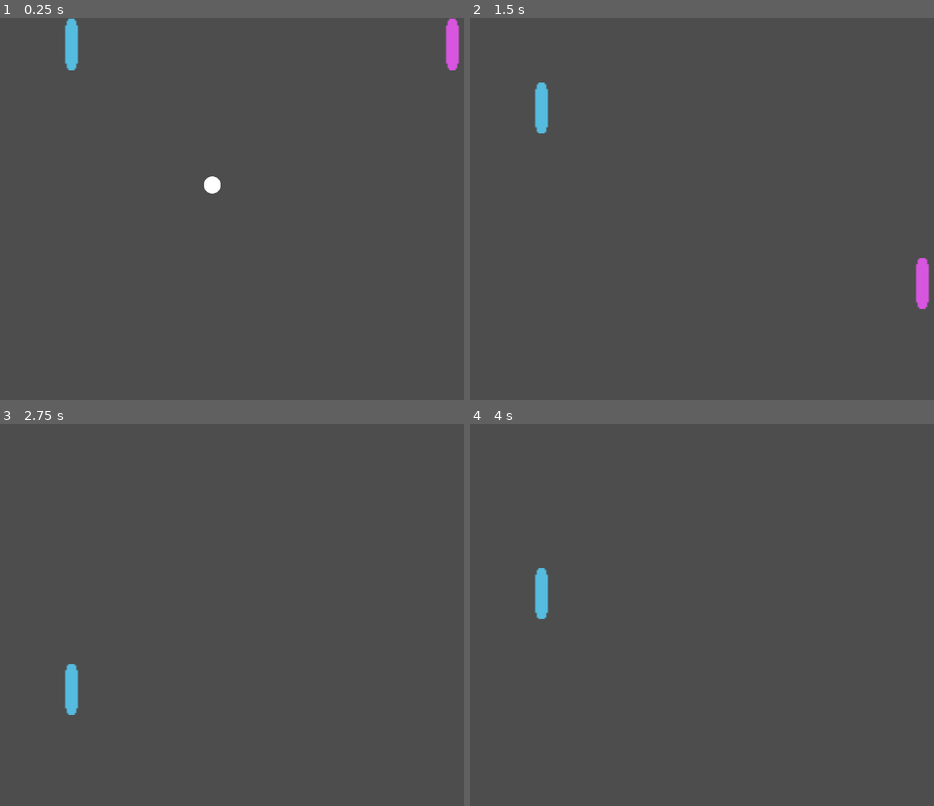
Above: before the commit, frames 1-4 (two rows, left to right).
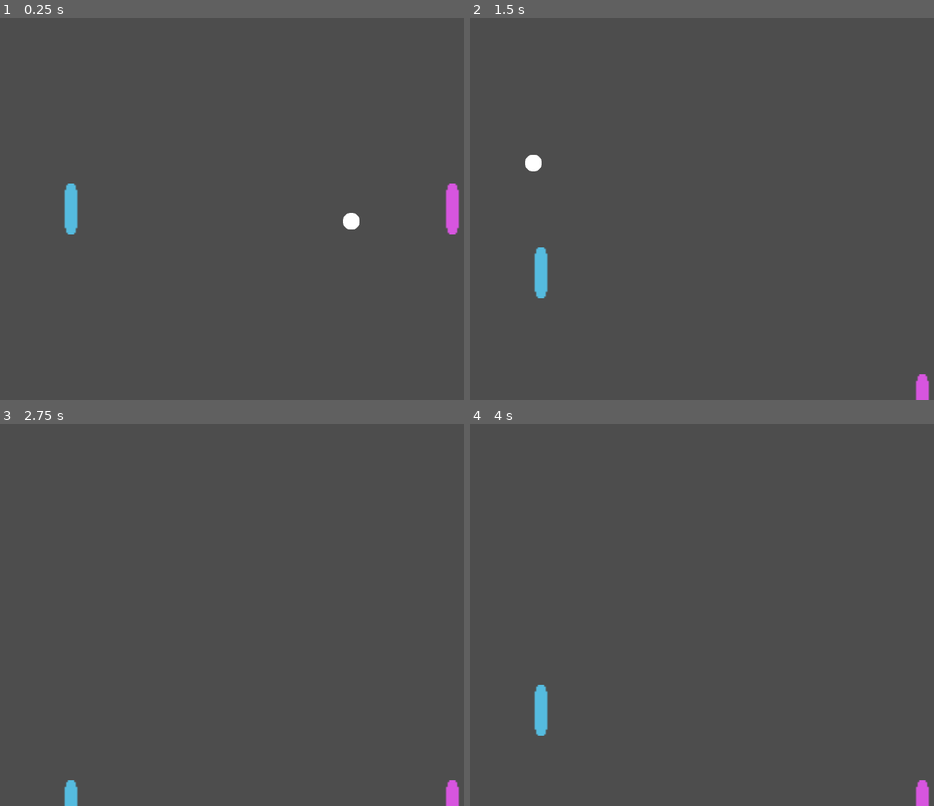
Above: after the commit, the same moments.

Repository: theLCode/Godot-Pong
Game: Godot game, scene res://Main.tscn
Two runs of this game, one before a commit and one after it. Both use one fixed random seed, a clock stepped at 60 frames per second and the inputs below.
Inputs:
- Up to frame 1 (0.25 s): no input
- Up to frame 2 (1.5 s): hold Down (rightPaddleDown) 0.53-1.28 s; hold S (leftPaddleDown) from 1.28 s (still down)
- Up to frame 3 (2.75 s): release S (leftPaddleDown) at 2.03 s; hold Down (rightPaddleDown) from 2.03 s (still down)
- Up to frame 4 (4 s): tap Enter at 2.75 s; release Down (rightPaddleDown) at 2.78 s; hold W (leftPaddleUp) 2.78-3.53 s; hold S (leftPaddleDown) from 3.53 s (still down)

The runs differ from the first frame. In frame 1, 1.7% of the frame differs, in the area x 13-99%, y 0-57%; in frame 2, 1.4%; in frame 3, 0.7%; in frame 4, 0.9%.

Commit message:
Added collision

Diff:
--- /dev/null
+++ b/Ball.tscn
@@ -0,0 +1,24 @@
+[gd_scene load_steps=4 format=3 uid="uid://dqtf4un5yp6pe"]
+
+[ext_resource type="Script" path="res://ball.gd" id="1_6mlkf"]
+[ext_resource type="Texture2D" uid="uid://cddc0jou3l3ee" path="res://ball.png" id="2_fn6jm"]
+
+[sub_resource type="CircleShape2D" id="CircleShape2D_xjuma"]
+radius = 1.60312e+06
+
+[node name="Ball" type="RigidBody2D"]
+mass = 0.001
+gravity_scale = 0.0
+script = ExtResource("1_6mlkf")
+metadata/_edit_group_ = true
+
+[node name="Sprite2D" type="Sprite2D" parent="."]
+texture = ExtResource("2_fn6jm")
+
+[node name="CollisionShape2D" type="CollisionShape2D" parent="."]
+scale = Vector2(1e-05, 1e-05)
+shape = SubResource("CircleShape2D_xjuma")
+
+[node name="VisibleOnScreenNotifier2D" type="VisibleOnScreenNotifier2D" parent="."]
+position = Vector2(-2.38419e-07, 4.76837e-07)
+scale = Vector2(1.6, 1.6)
--- /dev/null
+++ b/LeftPlayer.tscn
@@ -0,0 +1,21 @@
+[gd_scene load_steps=4 format=3 uid="uid://ckge34ku8s26r"]
+
+[ext_resource type="Script" path="res://left_paddle.gd" id="2_bwul8"]
+[ext_resource type="Texture2D" uid="uid://b0cl323awlddu" path="res://bluePaddle.png" id="3_mbxkq"]
+
+[sub_resource type="RectangleShape2D" id="RectangleShape2D_ndx34"]
+size = Vector2(9, 96)
+
+[node name="LeftPaddle" type="Area2D"]
+script = ExtResource("2_bwul8")
+metadata/_edit_group_ = true
+
+[node name="Sprite2D" type="Sprite2D" parent="."]
+scale = Vector2(3, 3)
+texture = ExtResource("3_mbxkq")
+
+[node name="CollisionShape2D" type="CollisionShape2D" parent="."]
+position = Vector2(7.5, 0)
+shape = SubResource("RectangleShape2D_ndx34")
+
+[connection signal="body_entered" from="." to="." method="_on_body_entered"]
--- a/Main.tscn
+++ b/Main.tscn
@@ -1,17 +1,28 @@
-[gd_scene load_steps=3 format=3 uid="uid://i31dvstbcm6x"]
+[gd_scene load_steps=5 format=3 uid="uid://i31dvstbcm6x"]
 
 [ext_resource type="Script" path="res://main.gd" id="1_s4nt6"]
-[ext_resource type="PackedScene" uid="uid://ckge34ku8s26r" path="res://Players.tscn" id="2_3qdri"]
+[ext_resource type="PackedScene" uid="uid://ckge34ku8s26r" path="res://LeftPlayer.tscn" id="2_3qdri"]
+[ext_resource type="PackedScene" uid="uid://bh1cjo7aollo6" path="res://RightPlayer.tscn" id="3_8g288"]
+[ext_resource type="PackedScene" uid="uid://dqtf4un5yp6pe" path="res://Ball.tscn" id="4_qqaak"]
 
 [node name="Main" type="Node"]
 script = ExtResource("1_s4nt6")
+ballScene = ExtResource("4_qqaak")
 
 [node name="BallTimer" type="Timer" parent="."]
 
 [node name="LeftPaddleStart" type="Marker2D" parent="."]
+position = Vector2(180, 360)
 
 [node name="RightPaddleStart" type="Marker2D" parent="."]
+position = Vector2(900, 360)
 
 [node name="BallStart" type="Marker2D" parent="."]
+position = Vector2(540, 360)
 
-[node name="Players" parent="." instance=ExtResource("2_3qdri")]
+[node name="LeftPlayer" parent="." instance=ExtResource("2_3qdri")]
+
+[node name="RightPlayer" parent="." instance=ExtResource("3_8g288")]
+
+[connection signal="leftHit" from="LeftPlayer" to="." method="_on_leftHit"]
+[connection signal="rightHit" from="RightPlayer" to="." method="_on_rightHit"]
--- a/Players.tscn
+++ /dev/null
@@ -1,65 +0,0 @@
-[gd_scene load_steps=11 format=3 uid="uid://ckge34ku8s26r"]
-
-[ext_resource type="Script" path="res://main.gd" id="1_1j3ew"]
-[ext_resource type="Script" path="res://left_paddle.gd" id="2_bwul8"]
-[ext_resource type="Texture2D" uid="uid://b0cl323awlddu" path="res://bluePaddle.png" id="3_mbxkq"]
-[ext_resource type="Script" path="res://right_paddle.gd" id="4_nf4io"]
-[ext_resource type="Texture2D" uid="uid://baso4g1tfawwp" path="res://pinkPaddle.png" id="5_huo3l"]
-[ext_resource type="Script" path="res://ball.gd" id="6_j0ipw"]
-[ext_resource type="Texture2D" uid="uid://cddc0jou3l3ee" path="res://ball.png" id="7_takic"]
-
-[sub_resource type="RectangleShape2D" id="RectangleShape2D_ndx34"]
-size = Vector2(22, 96)
-
-[sub_resource type="RectangleShape2D" id="RectangleShape2D_piqvi"]
-size = Vector2(24, 95)
-
-[sub_resource type="CircleShape2D" id="CircleShape2D_fig6n"]
-radius = 17.0294
-
-[node name="Players" type="Node"]
-script = ExtResource("1_1j3ew")
-
-[node name="LeftPaddle" type="Area2D" parent="."]
-script = ExtResource("2_bwul8")
-metadata/_edit_group_ = true
-
-[node name="Sprite2D" type="Sprite2D" parent="LeftPaddle"]
-position = Vector2(181, 50)
-scale = Vector2(3, 3)
-texture = ExtResource("3_mbxkq")
-
-[node name="CollisionShape2D" type="CollisionShape2D" parent="LeftPaddle"]
-position = Vector2(181, 50)
-shape = SubResource("RectangleShape2D_ndx34")
-
-[node name="RightPaddle" type="Area2D" parent="."]
-script = ExtResource("4_nf4io")
-metadata/_edit_group_ = true
-
-[node name="Sprite2D" type="Sprite2D" parent="RightPaddle"]
-position = Vector2(900, 50)
-scale = Vector2(3, 3)
-texture = ExtResource("5_huo3l")
-
-[node name="CollisionShape2D" type="CollisionShape2D" parent="RightPaddle"]
-position = Vector2(900, 49.5)
-shape = SubResource("RectangleShape2D_piqvi")
-
-[node name="Ball" type="RigidBody2D" parent="."]
-gravity_scale = 0.0
-script = ExtResource("6_j0ipw")
-metadata/_edit_group_ = true
-
-[node name="Sprite2D" type="Sprite2D" parent="Ball"]
-texture = ExtResource("7_takic")
-
-[node name="CollisionShape2D" type="CollisionShape2D" parent="Ball"]
-position = Vector2(446, 67)
-scale = Vector2(1e-05, 1e-05)
-shape = SubResource("CircleShape2D_fig6n")
-
-[node name="VisibleOnScreenNotifier2D" type="VisibleOnScreenNotifier2D" parent="Ball"]
-
-[connection signal="body_entered" from="LeftPaddle" to="LeftPaddle" method="_on_body_entered"]
-[connection signal="body_entered" from="RightPaddle" to="RightPaddle" method="_on_body_entered"]
--- /dev/null
+++ b/RightPlayer.tscn
@@ -0,0 +1,21 @@
+[gd_scene load_steps=4 format=3 uid="uid://bh1cjo7aollo6"]
+
+[ext_resource type="Script" path="res://right_paddle.gd" id="1_3pemu"]
+[ext_resource type="Texture2D" uid="uid://baso4g1tfawwp" path="res://pinkPaddle.png" id="2_nnogh"]
+
+[sub_resource type="RectangleShape2D" id="RectangleShape2D_tixhe"]
+size = Vector2(8, 96)
+
+[node name="RightPaddle" type="Area2D"]
+script = ExtResource("1_3pemu")
+metadata/_edit_group_ = true
+
+[node name="Sprite2D" type="Sprite2D" parent="."]
+scale = Vector2(3, 3)
+texture = ExtResource("2_nnogh")
+
+[node name="CollisionShape2D" type="CollisionShape2D" parent="."]
+position = Vector2(-8, 0)
+shape = SubResource("RectangleShape2D_tixhe")
+
+[connection signal="body_entered" from="." to="." method="_on_body_entered"]
--- a/ball.gd
+++ b/ball.gd
@@ -1,8 +1,7 @@
 extends RigidBody2D
-@export var ballSpeed = 500
+@export var ballSpeed = 800
 var screenSize
-var screenMargin = 32.0
-
+var screenMargin = 28.0
 
 # Called when the node enters the scene tree for the first time.
 func _ready() -> void:
@@ -10,7 +9,7 @@
 	print(screenSize.x)
 	print(screenSize.y)
 	position = (Vector2(screenSize.x / 2, screenSize.y / 2))
-	linear_velocity = createRandVectValue() * ballSpeed
+	linear_velocity = randLinearVel()
 
 # Called every frame. 'delta' is the elapsed time since the previous frame.
 func _process(delta: float) -> void:
@@ -21,3 +20,6 @@
 
 func createRandVectValue():
 	return Vector2(cos(randf() * TAU), sin(randf() * TAU))
+
+func randLinearVel():
+	return createRandVectValue() * ballSpeed
--- a/left_paddle.gd
+++ b/left_paddle.gd
@@ -3,12 +3,10 @@
 var screenSize
 signal leftHit
 
-
-# Called when the node enters the scene tree for the first time.
 func _ready() -> void:
 	screenSize = get_viewport_rect().size
 
-# Called every frame. 'delta' is the elapsed time since the previous frame.
+# Processes the movement for left paddle, goes up or down
 func _process(delta: float) -> void:
 	var velocity = Vector2.ZERO
 	if Input.is_action_pressed("leftPaddleDown"):
@@ -26,6 +24,5 @@
 	position = pos
 	show()
 
-
 func _on_body_entered(body: Node2D) -> void:
 	leftHit.emit()
--- a/main.gd
+++ b/main.gd
@@ -1,16 +1,37 @@
 extends Node
+@export var ballScene : PackedScene
 var leftScore
 var rightScore
+var ball
 
 
 # Called when the node enters the scene tree for the first time.
 func _ready() -> void:
-	newServe()
+	newGame()
 
-
-# Called every frame. 'delta' is the elapsed time since the previous frame.
 func _process(delta: float) -> void:
 	pass
 
+# Called whenever a new ball needs to get served (when a ball leaves the screen)
 func newServe():
-	pass
+	ball = ballScene.instantiate()
+	add_child(ball)
+
+# Called whenever a new game is created
+func newGame():
+	leftScore = 0
+	rightScore = 0
+	$LeftPlayer.start($LeftPaddleStart.position)
+	$RightPlayer.start($RightPaddleStart.position)
+	newServe()
+
+func newBallVel(absX):
+	ball.ballSpeed += 50
+	ball.linear_velocity = ball.randLinearVel()
+	ball.linear_velocity.x = absX
+
+func _on_leftHit() -> void:
+	newBallVel(abs(ball.linear_velocity.x))
+
+func _on_rightHit() -> void:
+	newBallVel(-abs(ball.linear_velocity.x))
--- a/project.godot
+++ b/project.godot
@@ -43,3 +43,7 @@
 "events": [Object(InputEventKey,"resource_local_to_scene":false,"resource_name":"","device":0,"window_id":0,"alt_presse …(194 unchanged characters)…
 ]
 }
+
+[physics]
+
+2d/default_linear_damp=0.0
--- a/right_paddle.gd
+++ b/right_paddle.gd
@@ -3,11 +3,10 @@
 var screenSize
 signal rightHit
 
-# Called when the node enters the scene tree for the first time.
 func _ready() -> void:
 	screenSize = get_viewport_rect().size
 
-# Called every frame. 'delta' is the elapsed time since the previous frame.
+# Processes the movement for right paddle, goes up or down
 func _process(delta: float) -> void:
 	var velocity = Vector2.ZERO
 	if Input.is_action_pressed("rightPaddleDown"):
@@ -25,6 +24,5 @@
 	position = pos
 	show()
 
-
 func _on_body_entered(body: Node2D) -> void:
 	rightHit.emit()
